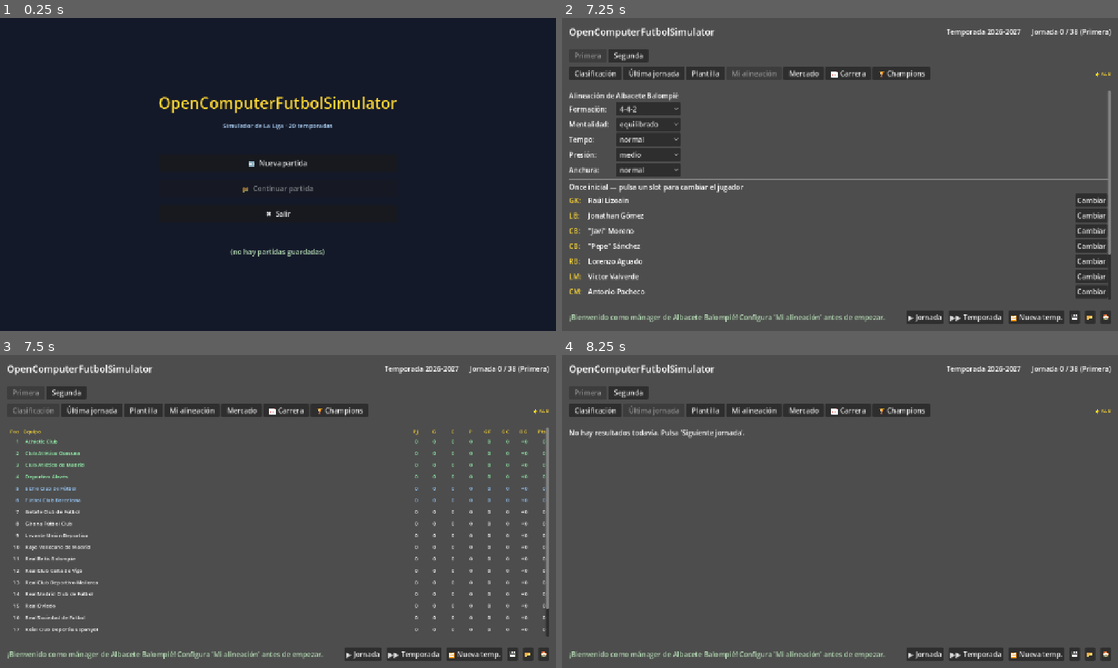
Above: before the commit, frames 1-4 (two rows, left to right).
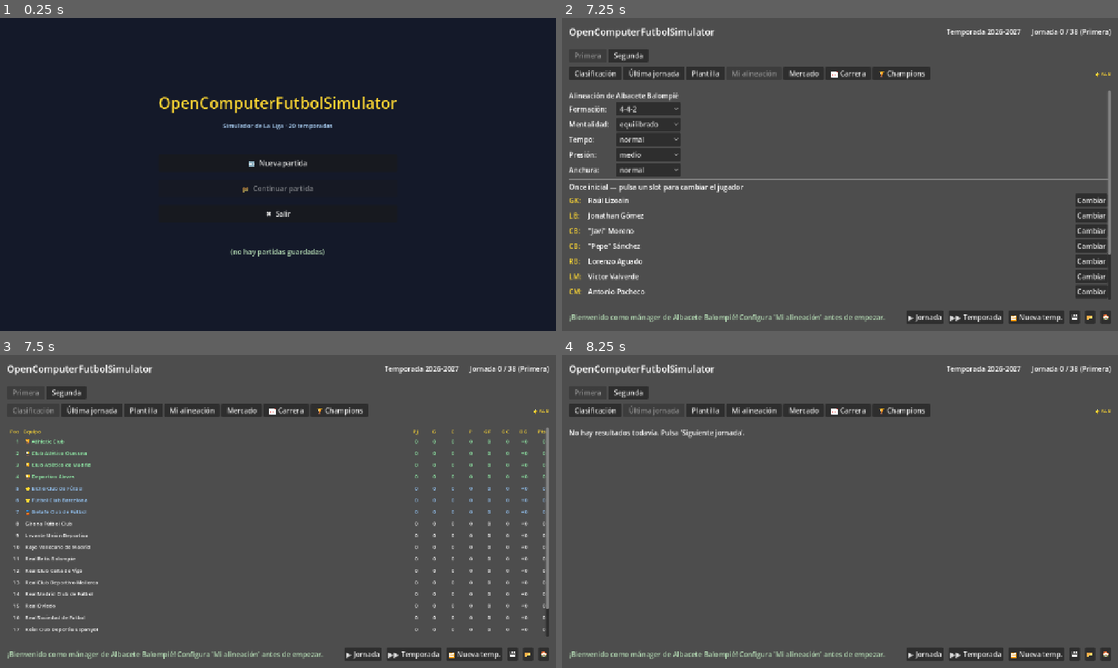
Above: after the commit, the same moments.

Repository: antxiko/OpenComputerFutbolSimulator
Game: Godot game, scene res://scenes/main_menu.tscn
The game is run twice, just before and just after one commit, with the same random seed, the same clock (stepped at 60 frames per second) and the same inputs.
Inputs:
- Up to frame 1 (0.25 s): no input
- Up to frame 2 (7.25 s): click "🆕 Nueva partida" at 0.5 s; click "OK" at 1.25 s; click "normal" at 2 s; click "normal" at 2.75 s; click "normal" at 3.5 s; click "normal" at 4.25 s; click "Empezar Liga" at 5 s; click "Segunda" at 5.75 s; click "Primera" at 6.5 s
- Up to frame 3 (7.5 s): click "Clasificación" at 7.25 s
- Up to frame 4 (8.25 s): click "Última jornada" at 8 s

Frames 1-2 are identical in both runs. In frame 3, 0.6% of the frame differs, in the area x 3-98%, y 26-52%; in frame 4, nothing differs.

Commit message:
v0.1.6: reputacion del comprador afecta acceptance + iconos en tabla Liga
- TransferMarket._seller_acceptance_prob ahora recibe el buyer y aplica
  un modificador segun la diferencia de reputacion buyer-seller. Equipos
  top reciben jugadores mas facilmente; clubes pequeños tienen que pagar
  mas o pelearse para fichar. Rango: -0.15 a +0.30.
- _add_table_row con iconos visuales de plazas:
  - 🏆 top 4 Primera (Champions)
  - ⭐ 5-6 Primera (Europa League v2)
  - 🥉 7 Primera (Conference v2)
  - ⬆ top 2 Segunda (ascenso directo)
  - ↑ 3-6 Segunda (playoff ascenso)
  - ⬇ ultimos 3 (descenso)
  Tooltip explica que significa cada plaza.

Bump 0.1.5 -> 0.1.6.

Co-Authored-By: Claude Opus 4.7 (1M context) <noreply@anthropic.com>

Diff:
--- a/project.godot
+++ b/project.godot
@@ -12,7 +12,7 @@
 
 config/name="OpenComputerFutbolSimulator"
 config/description="Simulador híbrido de La Liga española (manager + motor de partido 2D). Primera y Segunda, 20 temporadas (2026-2046)."
-config/version="0.1.5"
+config/version="0.1.6"
 run/main_scene="res://scenes/main_menu.tscn"
 config/features=PackedStringArray("4.6", "GL Compatibility")
 
--- a/scripts/transfers/transfer_market.gd
+++ b/scripts/transfers/transfer_market.gd
@@ -124,7 +124,7 @@
 		var fee: int = candidate_data["fee"]
 
 		# 3) Probabilidad de venta
-		var accept_prob: float = _seller_acceptance_prob(candidate, seller, fee, season_year)
+		var accept_prob: float = _seller_acceptance_prob(candidate, seller, fee, season_year, buyer)
 		if rng.randf() > accept_prob:
 			continue
 
@@ -277,9 +277,17 @@
 # ============================================================================
 # Aceptación del vendedor
 # ============================================================================
-static func _seller_acceptance_prob(player: Player, seller: Team, fee: int, season_year: int) -> float:
+static func _seller_acceptance_prob(player: Player, seller: Team, fee: int, season_year: int, buyer: Team = null) -> float:
 	# Base: 50%
 	var p: float = 0.50
+
+	# Atractivo del comprador: si la reputación del comprador es claramente
+	# mayor que la del vendedor, el jugador "quiere irse" → la prob sube. Si
+	# es menor, baja (ningún jugador top quiere bajar a un equipo peor).
+	if buyer != null:
+		var rep_diff: int = buyer.reputation - seller.reputation
+		# +0.20 si rep_diff = +20 (gran upgrade), -0.15 si rep_diff = -15
+		p += clampf(float(rep_diff) * 0.012, -0.20, 0.30)
 
 	# Lealtad: jugador recién incorporado (últimos 2 años) muy difícil de vender
 	var seasons_at_club: int = season_year - player.joined_year
--- a/scripts/ui/game_hub.gd
+++ b/scripts/ui/game_hub.gd
@@ -1674,16 +1674,34 @@
 
 func _add_table_row(grid: GridContainer, pos: int, row: LeagueTable.TeamRow, n_teams: int) -> void:
 	var color: Color = Color(1, 1, 1)
-	if pos <= 4:
+	var icon: String = ""
+	# Solo Primera tiene plazas europeas
+	var is_primera: bool = (selected_division == "primera")
+	if is_primera and pos <= 4:
 		color = Color(0.6, 1.0, 0.7)
-	elif pos <= 6:
+		icon = "🏆 "
+	elif is_primera and pos <= 6:
 		color = Color(0.6, 0.8, 1.0)
+		icon = "⭐ "
+	elif is_primera and pos == 7:
+		color = Color(0.6, 0.8, 1.0)
+		icon = "🥉 "
+	elif pos <= 2 and not is_primera:
+		# Segunda: top 2 ascienden directos
+		color = Color(0.6, 1.0, 0.7)
+		icon = "⬆ "
+	elif pos <= 6 and not is_primera:
+		# Segunda: 3-6 zona playoff de ascenso
+		color = Color(0.7, 0.85, 1.0)
+		icon = "↑ "
 	elif pos > n_teams - 3:
 		color = Color(1.0, 0.65, 0.65)
+		icon = "⬇ "
 
 	# Ajustamos el ancho del botón de equipo para que el resto de columnas quepan
 	var team_button := Button.new()
-	team_button.text = row.team_name
+	team_button.text = "%s%s" % [icon, row.team_name]
+	team_button.tooltip_text = _table_row_tooltip(pos, n_teams, is_primera)
 	team_button.flat = true
 	team_button.add_theme_color_override("font_color", color)
 	team_button.add_theme_font_size_override("font_size", 12)
@@ -1717,6 +1735,27 @@
 		l.horizontal_alignment = HORIZONTAL_ALIGNMENT_RIGHT
 		l.custom_minimum_size = Vector2(32, 0)
 		grid.add_child(l)
+
+
+func _table_row_tooltip(pos: int, n_teams: int, is_primera: bool) -> String:
+	if is_primera:
+		if pos <= 4:
+			return "Clasificado a Champions League"
+		if pos <= 6:
+			return "Clasificado a Europa League (v2)"
+		if pos == 7:
+			return "Clasificado a Conference League (v2)"
+		if pos > n_teams - 3:
+			return "Zona de descenso a Segunda"
+		return ""
+	else:
+		if pos <= 2:
+			return "Asciende directo a Primera"
+		if pos <= 6:
+			return "Zona de playoff de ascenso"
+		if pos > n_teams - 3:
+			return "Zona de descenso a Tercera"
+		return ""
 
 
 func _on_team_clicked(team_id: String) -> void:
